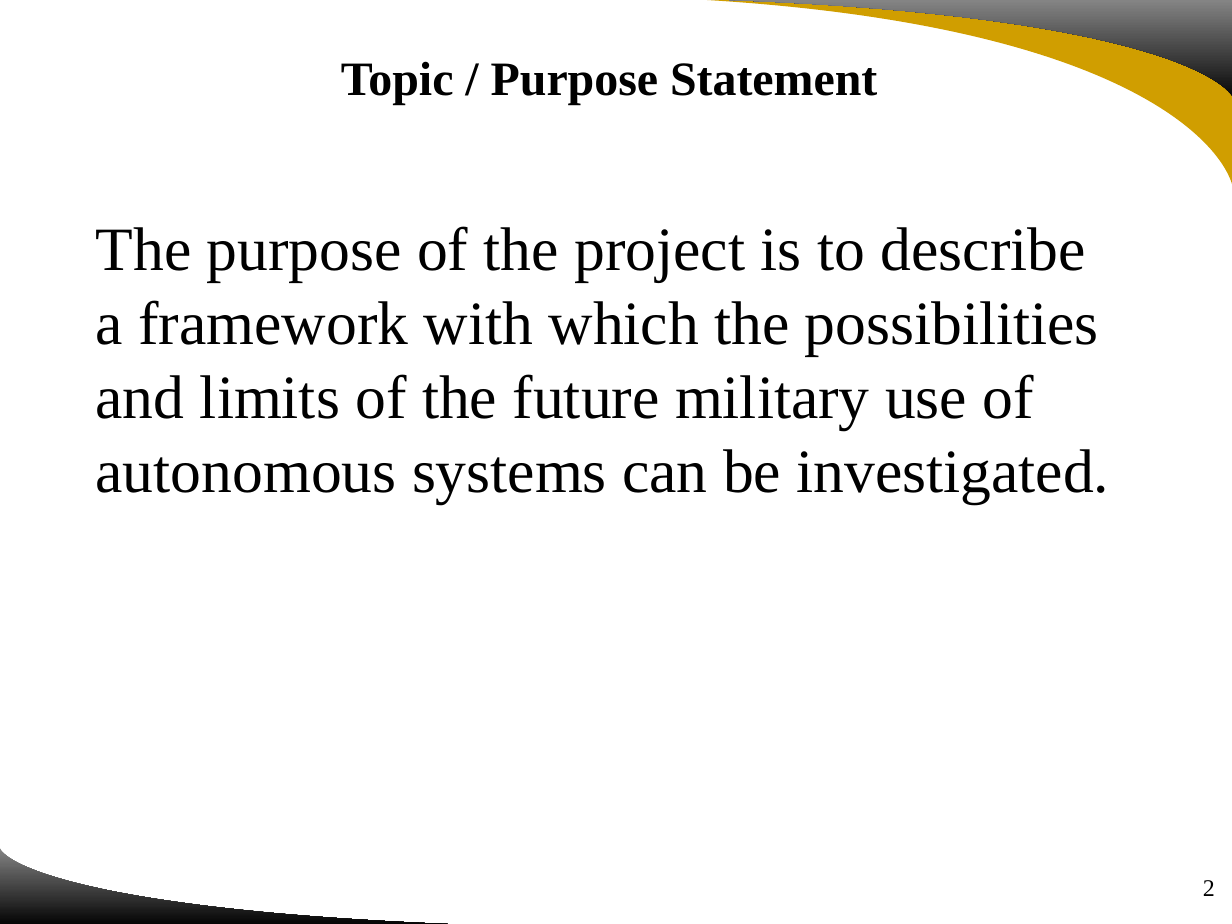
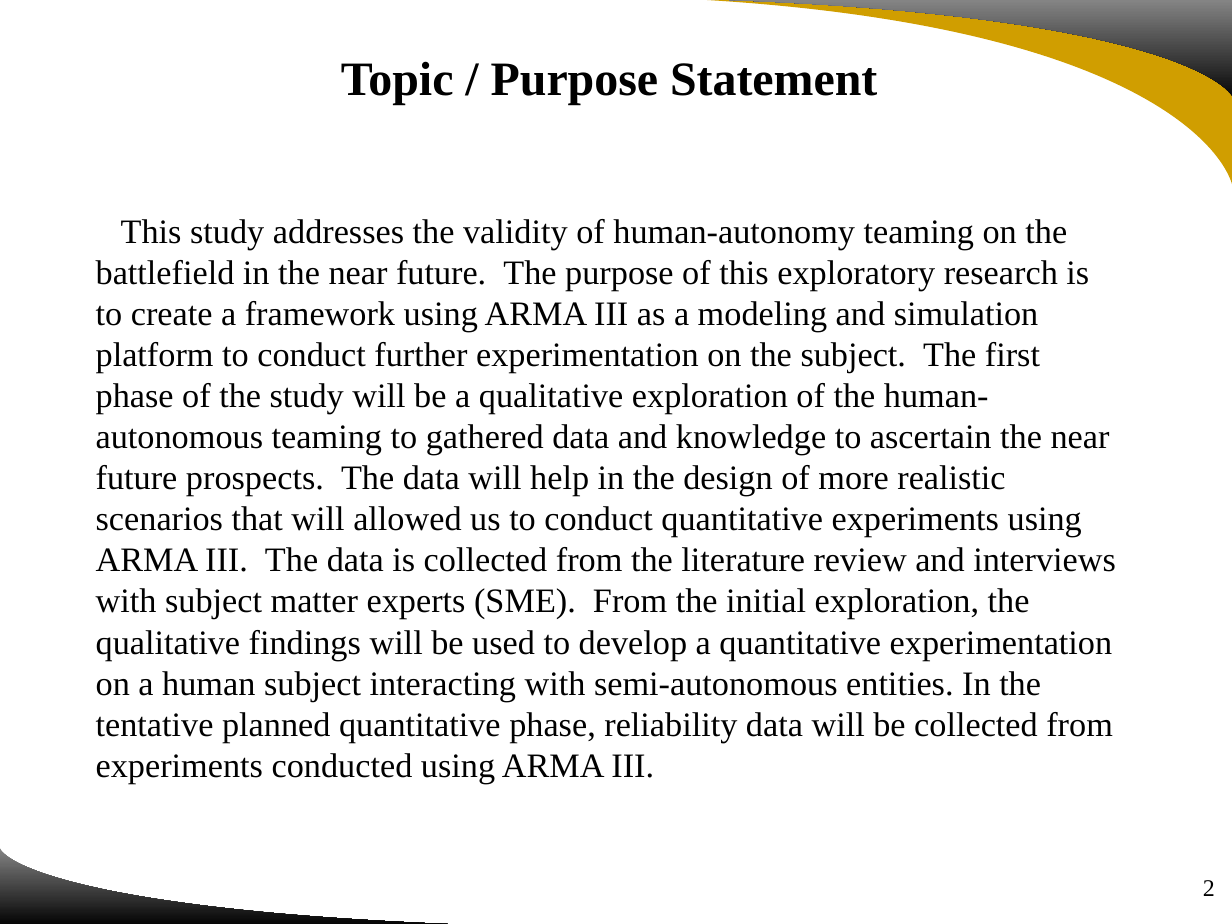
Before and after one commit to UgurUysal86/HUMAN-ASSISTED-WEAPON-SYSTEMS, a slide deck: slide 2 of Project Review and Feedback/IDS6916 Group4 Project Review and Feedback.pptx. Drawn at 1232x924 pixels with LibreOffice and Linux fonts; fonts in the diff are those of the drawing; background and template pictures are left out. Boxes give left, top, right and bottom in pixels: in the first picture for what was removed or moved away, otherwise in the second. Text is boxed around its words. In the diff, an @@ line names an element or a change of style, - is before the commit and + after.

Commit message:
Adding Topic/Purpose Statement
Added the Topic/Purpose Statement to the slides.

```diff
--- a/Project Review and Feedback/IDS6916 Group4 Project Review and Feedback.pptx
+++ b/Project Review and Feedback/IDS6916 Group4 Project Review and Feedback.pptx
@@ text at box(96, 219, 1116, 784): text changed; size 36 to 20 pt @@
-The purpose of the project is to describe a framework with which the possibilities and limits of the future military use of autonomous systems can be investigated.
+This study addresses the validity of human-autonomy teaming on the battlefield in the near future. The purpose of this exploratory research is to create a framework using ARMA III as a modeling and simulation platform to conduct further experimentation on the subject. The first phase of the study will be a qualitative exploration of the human-autonomous teaming to gathered data and knowledge to ascertain the near future prospects. The data will help in the design of more realistic scenarios that will allowed us to conduct quantitative experiments using ARMA III. The data is collected from the literature review and interviews with subject matter experts (SME). From the initial exploration, the qualitative findings will be used to develop a quantitative experimentation on a human subject interacting with semi-autonomous entities. In the tentative planned quantitative phase, reliability data will be collected from experiments conducted using ARMA III.
```
